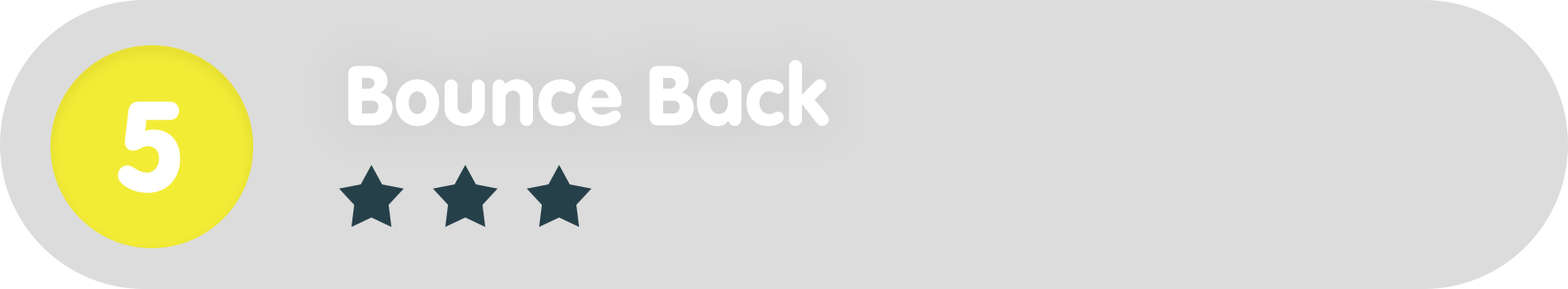
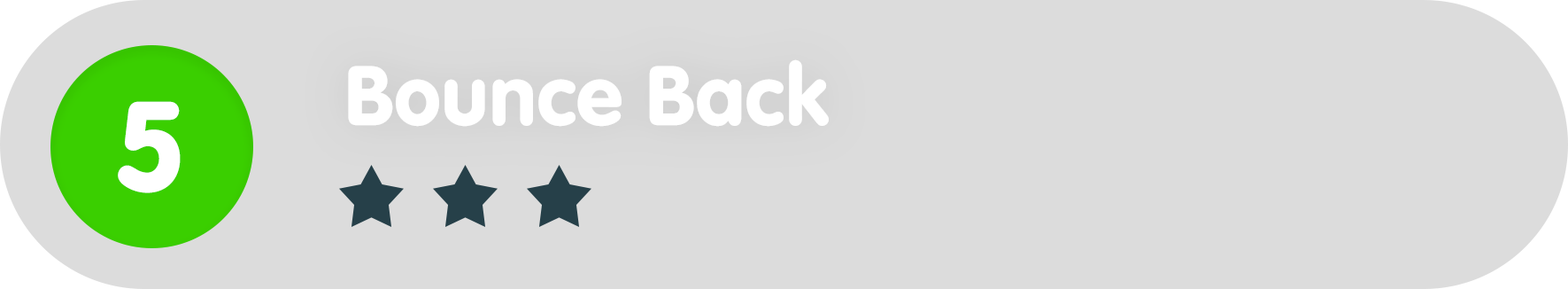
Comparing the layer stacks of the two (1568, 289) images. Changes:
painted on "Ellipse_green" over [50, 45, 254, 248]
